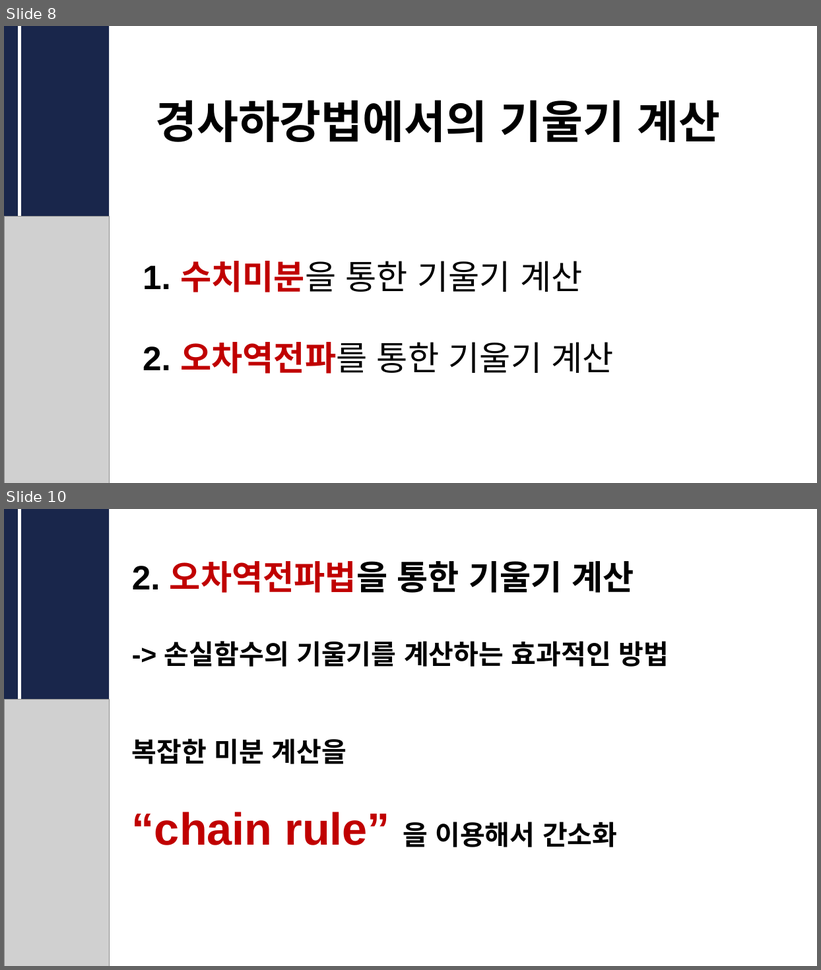
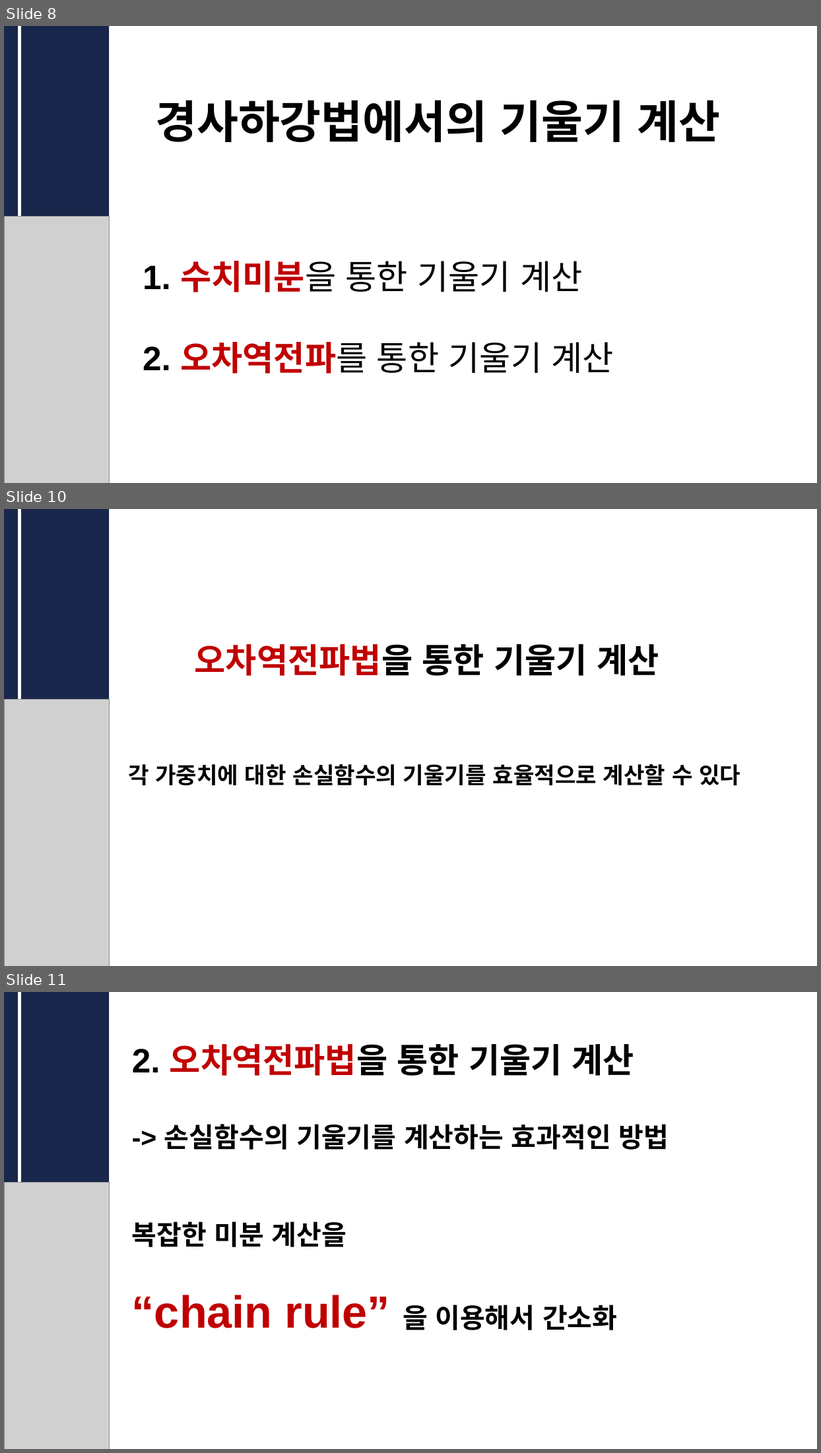
Before and after one commit to CUAI-CAU/2023-1_Study_DLfromScratch1, a slide deck: 발표자료/CUAI_딥러닝__0523.pptx. Shown one above the other, each under a label of ours: slides 8 and 10 before the commit, slides 8, 10 and 11 after it; the slides between them are not shown. The pictures are 821x970 and 821x1453 pixels, drawn with LibreOffice and Linux fonts; fonts in the diff are those of the drawing; grey boxes stand for pictures. Boxes give left, top, right and bottom in pixels: in the first picture for what was removed or moved away, otherwise in the second. Text is boxed around its words. In the diff, an @@ line names an element or a change of style, - is before the commit and + after.

```diff
--- a/발표자료/CUAI_딥러닝__0523.pptx
+++ b/발표자료/CUAI_딥러닝__0523.pptx
@@ slide 10 added at <box>4,509,817,966</box>, background #FFFFFF @@
@@ rectangle added at <box>4,509,109,966</box>, fill #19264B @@
@@ line added from (19, 509) to (19, 700), #FFFFFF 3 pt @@
@@ text added at <box>128,644,741,786</box>, 20 pt, text #000000, bold @@
+오차역전파법을 통한 기울기 계산
+각 가중치에 대한 손실함수의 기울기를 효율적으로 계산할 수 있다
@@ picture added at <box>4,700,108,966</box> @@
@@ what was slide 10 is now slide 11 @@
```
Also in this commit, not shown: 7 slides changed, 1 other slide added.
